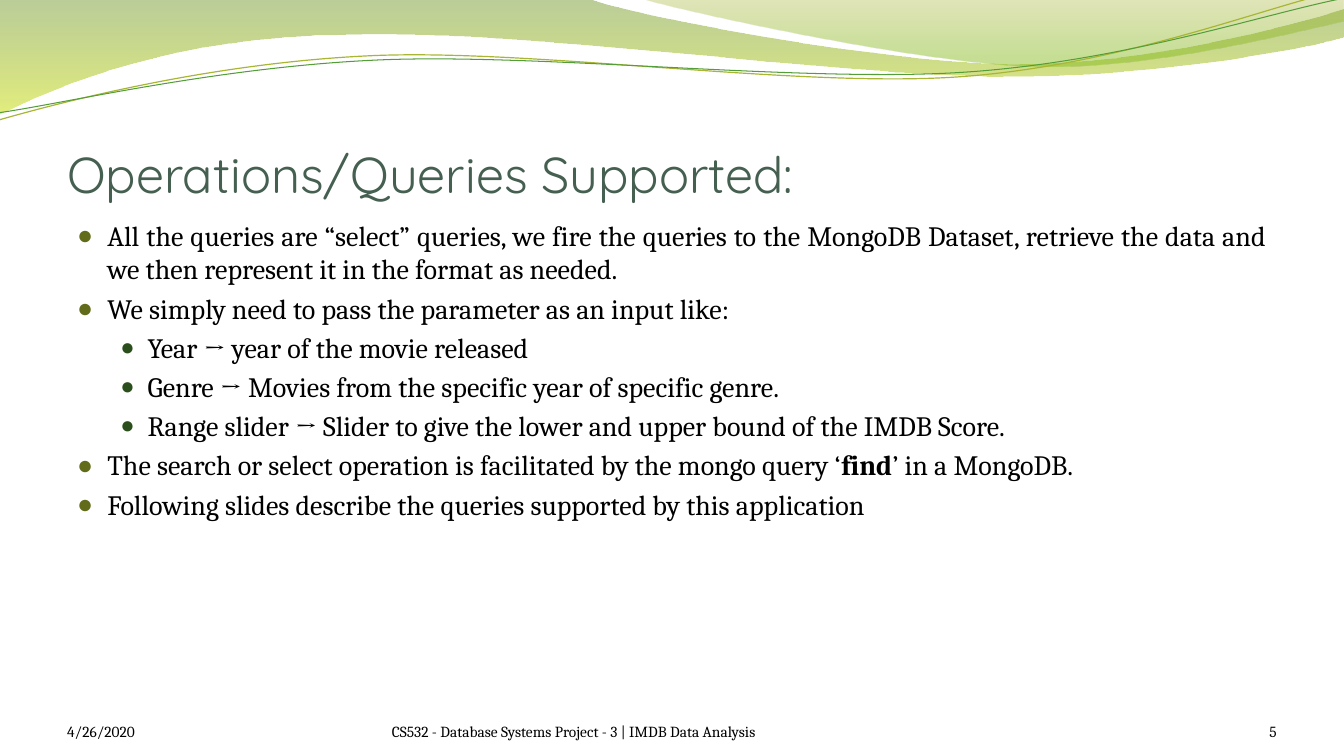
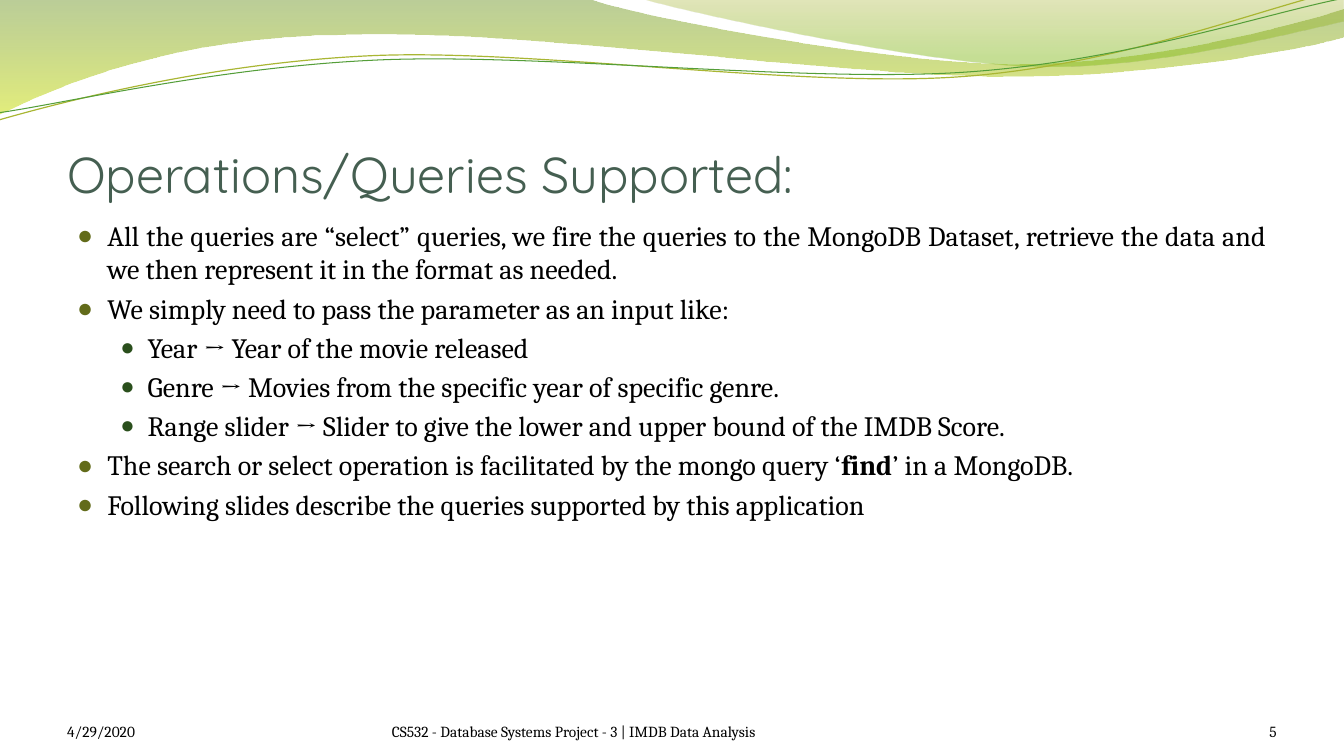
Before and after one commit to satrio-yudhoatmojo/CS532-Database-Systems-Spring-2020, a slide deck: slide 5 of Project-03/docs/saraf-yudhoatmojo_Presentation.pptx. Drawn at 1344x756 pixels with LibreOffice and Linux fonts; fonts in the diff are those of the drawing; background and template pictures are left out. Boxes give left, top, right and bottom in pixels: in the first picture for what was removed or moved away, otherwise in the second. Text is boxed around its words. In the diff, an @@ line names an element or a change of style, - is before the commit and + after.

```diff
--- a/Project-03/docs/saraf-yudhoatmojo_Presentation.pptx
+++ b/Project-03/docs/saraf-yudhoatmojo_Presentation.pptx
@@ text at box(148, 338, 528, 359): text changed @@
-  ● Year → year of the movie released
+  ● Year → Year of the movie released
@@ text at box(67, 726, 135, 739): text changed @@
-4/26/2020
+4/29/2020
```
Also in this commit, not shown: 14 other slides changed.
